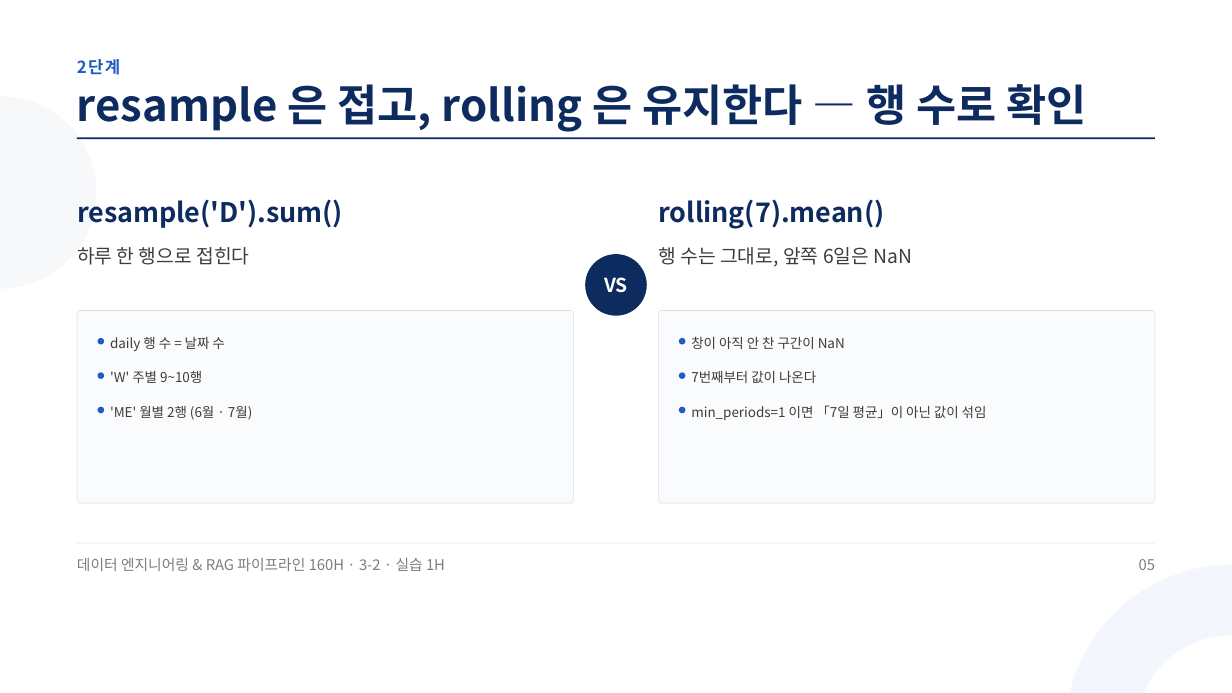
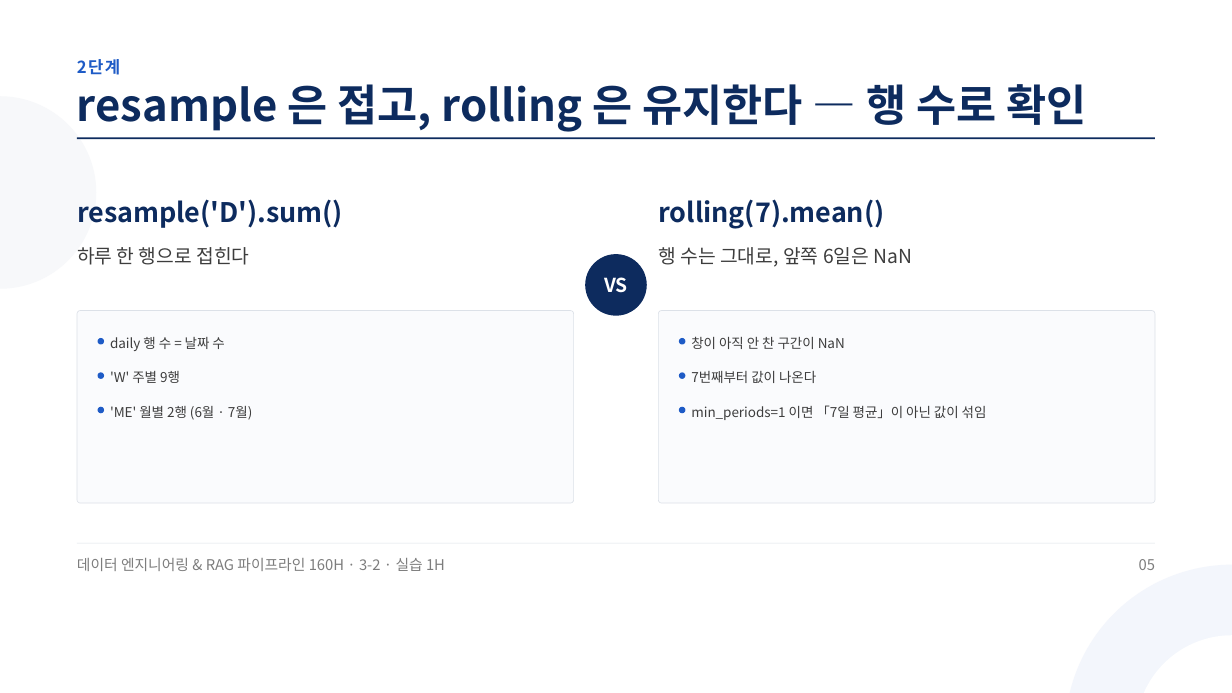
Before and after one commit to aebonlee/materials, a slide deck: slide 5 of data-eng/decks/w3d2s3.pptx. Drawn at 1232x693 pixels with LibreOffice and Linux fonts; fonts in the diff are those of the drawing. Boxes give left, top, right and bottom in pixels: in the first picture for what was removed or moved away, otherwise in the second. Text is boxed around its words. In the diff, an @@ line names an element or a change of style, - is before the commit and + after.

```diff
--- a/data-eng/decks/w3d2s3.pptx
+++ b/data-eng/decks/w3d2s3.pptx
@@ text at [110, 371, 180, 383]: text changed @@
-'W' 주별 9~10행
+'W' 주별 9행
```
Also in this commit, not shown: 6 other slides changed, 9 other files.
